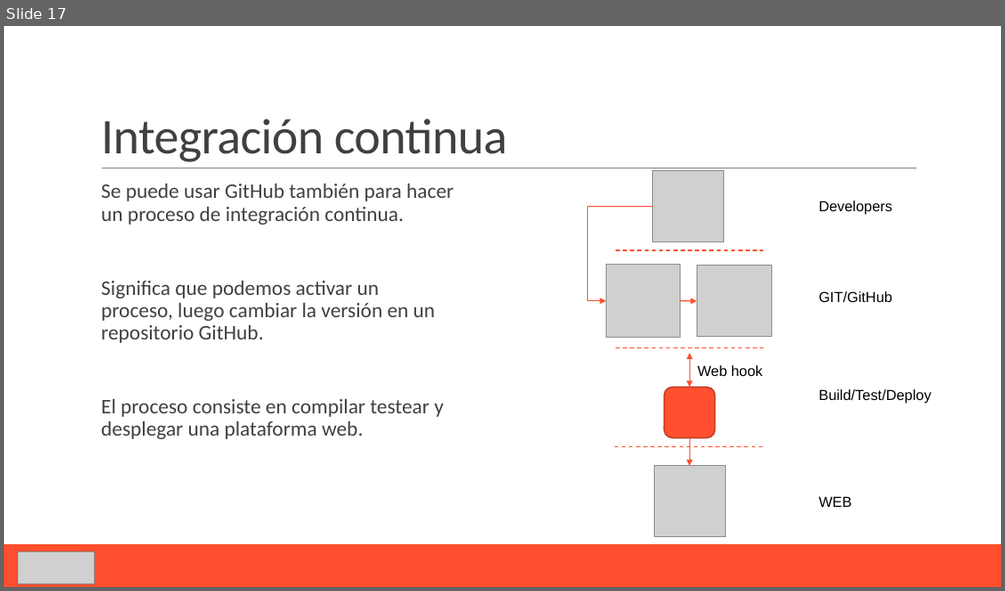
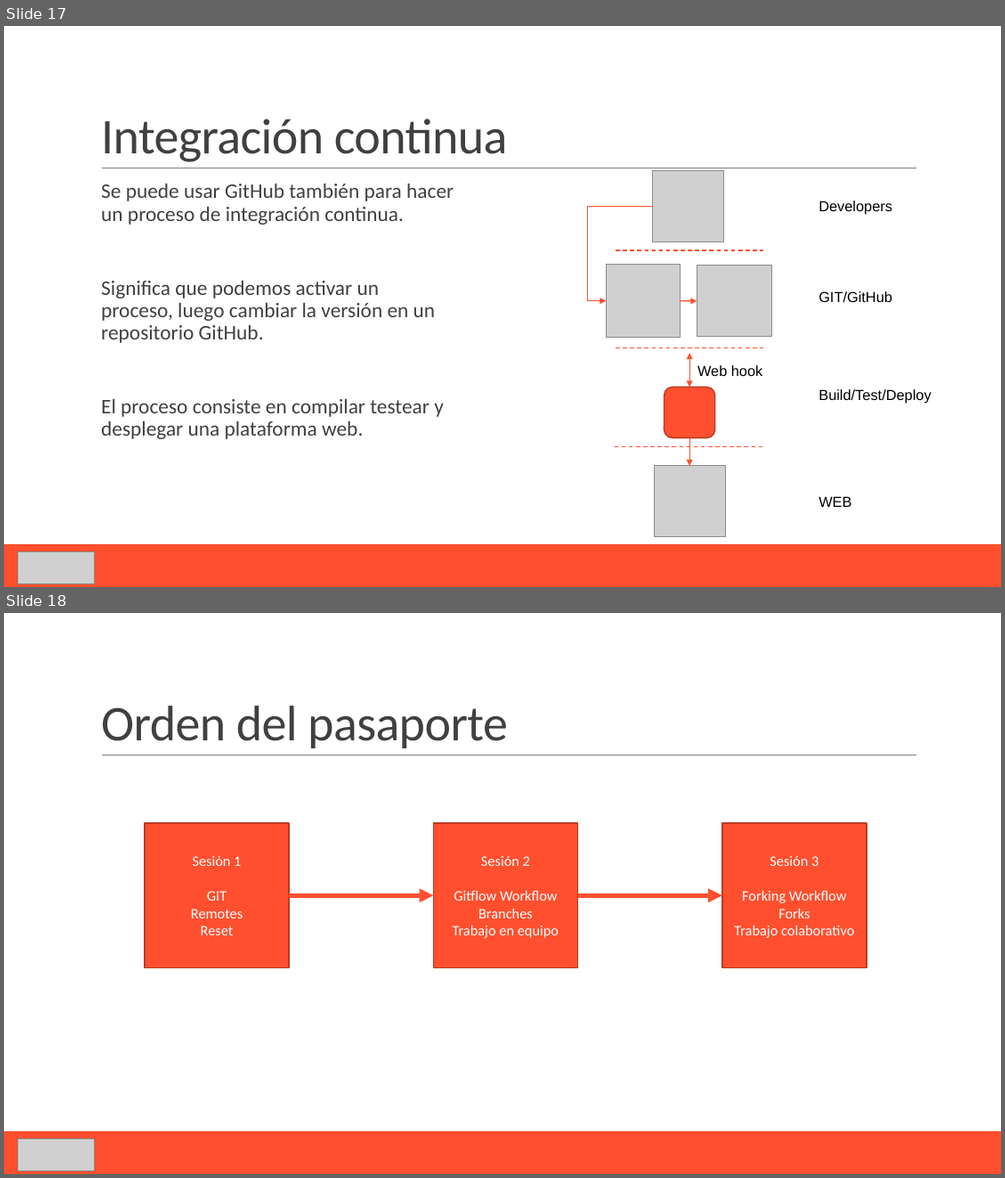
Before and after one commit to Domiciano/PasaporteGITIcesi, a slide deck: Sesión 1 - GIT/A1. Introducción.pptx. Shown one above the other, each under a label of ours: slide 17 before the commit, slides 17 and 18 after it. The pictures are 1005x591 and 1005x1178 pixels, drawn with LibreOffice and Linux fonts; fonts in the diff are those of the drawing; grey boxes stand for pictures. Boxes give left, top, right and bottom in pixels: in the first picture for what was removed or moved away, otherwise in the second. Text is boxed around its words. In the diff, an @@ line names an element or a change of style, - is before the commit and + after.

```diff
--- a/Sesión 1 - GIT/A1. Introducción.pptx
+++ b/Sesión 1 - GIT/A1. Introducción.pptx
@@ slide 18 added at (4, 613, 1001, 1174), background #FFFFFF; not listed: 3 template elements that a slide beside it also shows @@
@@ title added at (101, 706, 508, 748), 48 pt, text #404040 @@
+Orden del pasaporte
@@ rectangle added at (145, 823, 289, 967), fill #FF4F2E, outline #BD3A22 1.25 pt, 14 pt, text #FFFFFF @@
+Sesión 1
+GIT
+Remotes
+Reset
@@ rectangle added at (433, 823, 577, 967), fill #FF4F2E, outline #BD3A22 1.25 pt, 14 pt, text #FFFFFF @@
+Sesión 2
+Gitflow Workflow
+Branches
+Trabajo en equipo
@@ rectangle added at (722, 823, 867, 967), fill #FF4F2E, outline #BD3A22 1.25 pt, 14 pt, text #FFFFFF @@
+Sesión 3
+Forking Workflow
+Forks
+Trabajo colaborativo
@@ arrow added from (289, 896) to (433, 896), #FF4F2E 4.5 pt @@
@@ arrow added from (577, 896) to (722, 896), #FF4F2E 4.5 pt @@
@@ picture added at (17, 1139, 94, 1171) @@
```
Also in this commit, not shown: 2 other files.
